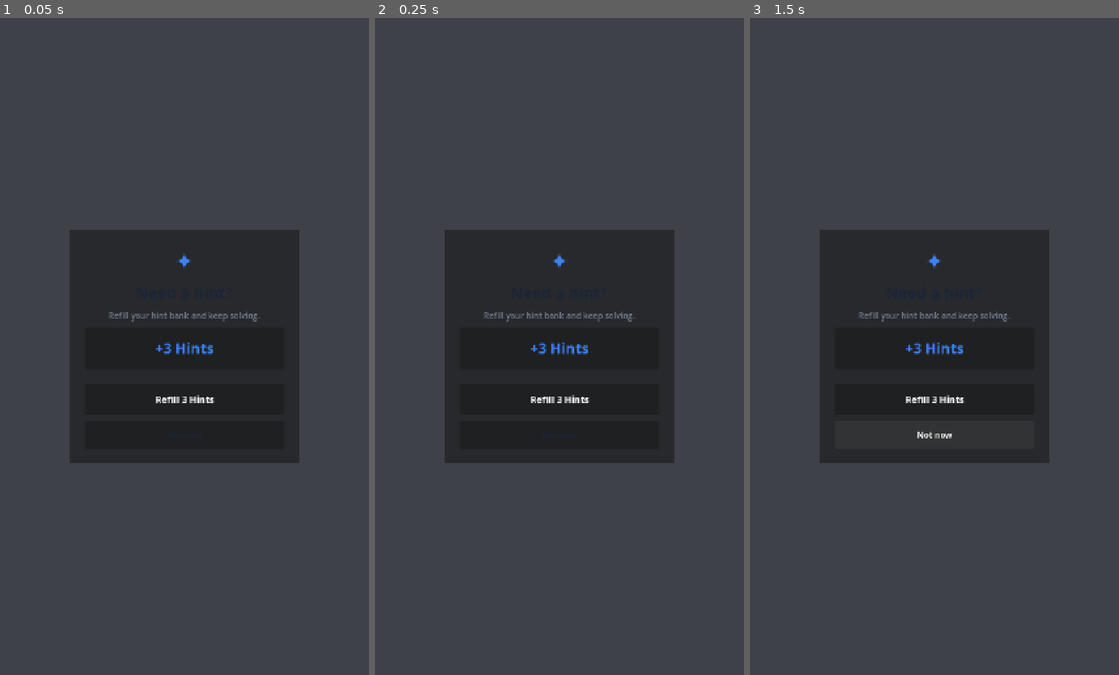
Above: before the commit, frames 1-3 (left to right).
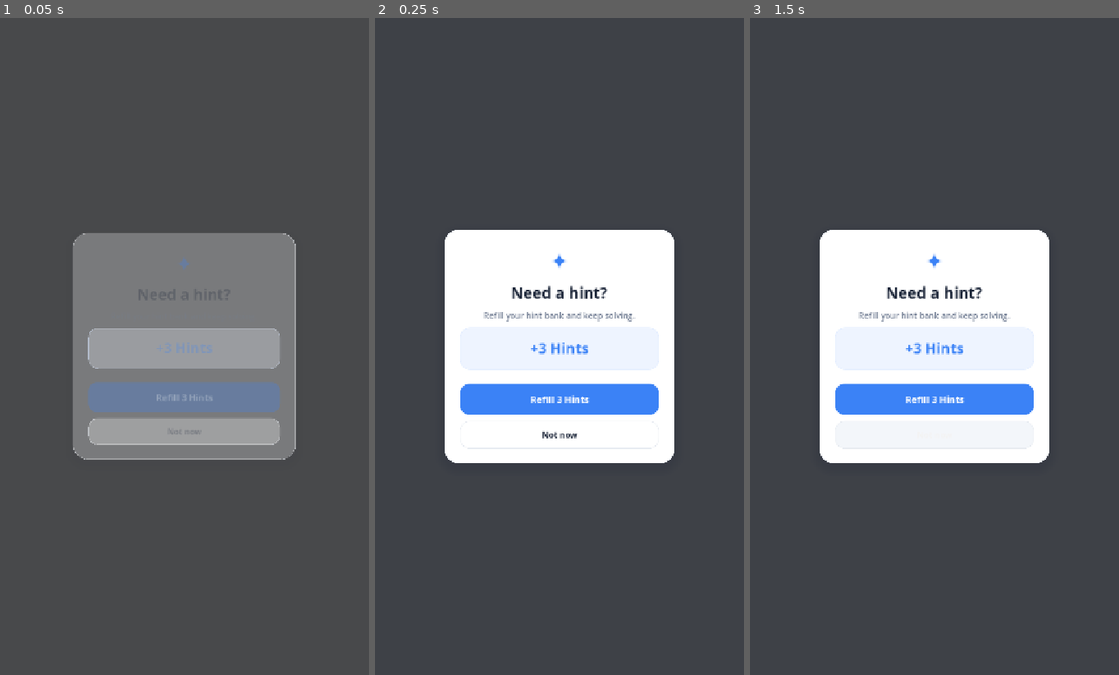
Above: after the commit, the same moments.

Repository: arvindgaikwad/Pathbreak
Game: Godot game, scene res://scenes/game/hint_refill_popup.tscn
Same seed, same stepped clock (60 frames per second), same inputs: the game is played once before the commit and once after it. This scene is started directly instead of the project's main scene.
Inputs:
- Up to frame 1 (0.05 s): no input
- Up to frame 2 (0.25 s): no input
- Up to frame 3 (1.5 s): click "Refill 3 Hints" at 0.5 s; click "Not now" at 1.25 s

The runs differ from the first frame. In frame 1, 22% of the frame differs, in the area x 18-82%, y 32-68%; in frame 2, 22%; in frame 3, 22%.
Error before the commit: Parse Error: Cannot infer the type of "activated" variable because the value doesn't have a set type. (res://scripts/ui/hint_refill_popup.gd:107)

Commit message:
Fix strict type inference in hint refill popup

Diff:
--- a/scripts/ui/hint_refill_popup.gd
+++ b/scripts/ui/hint_refill_popup.gd
@@ -103,7 +103,7 @@
 	cancelled.emit()
 
 func _on_backdrop_input(event: InputEvent) -> void:
-	var activated := (
+	var activated: bool = (
 		event is InputEventMouseButton
 		and event.button_index == MOUSE_BUTTON_LEFT
 		and event.pressed
